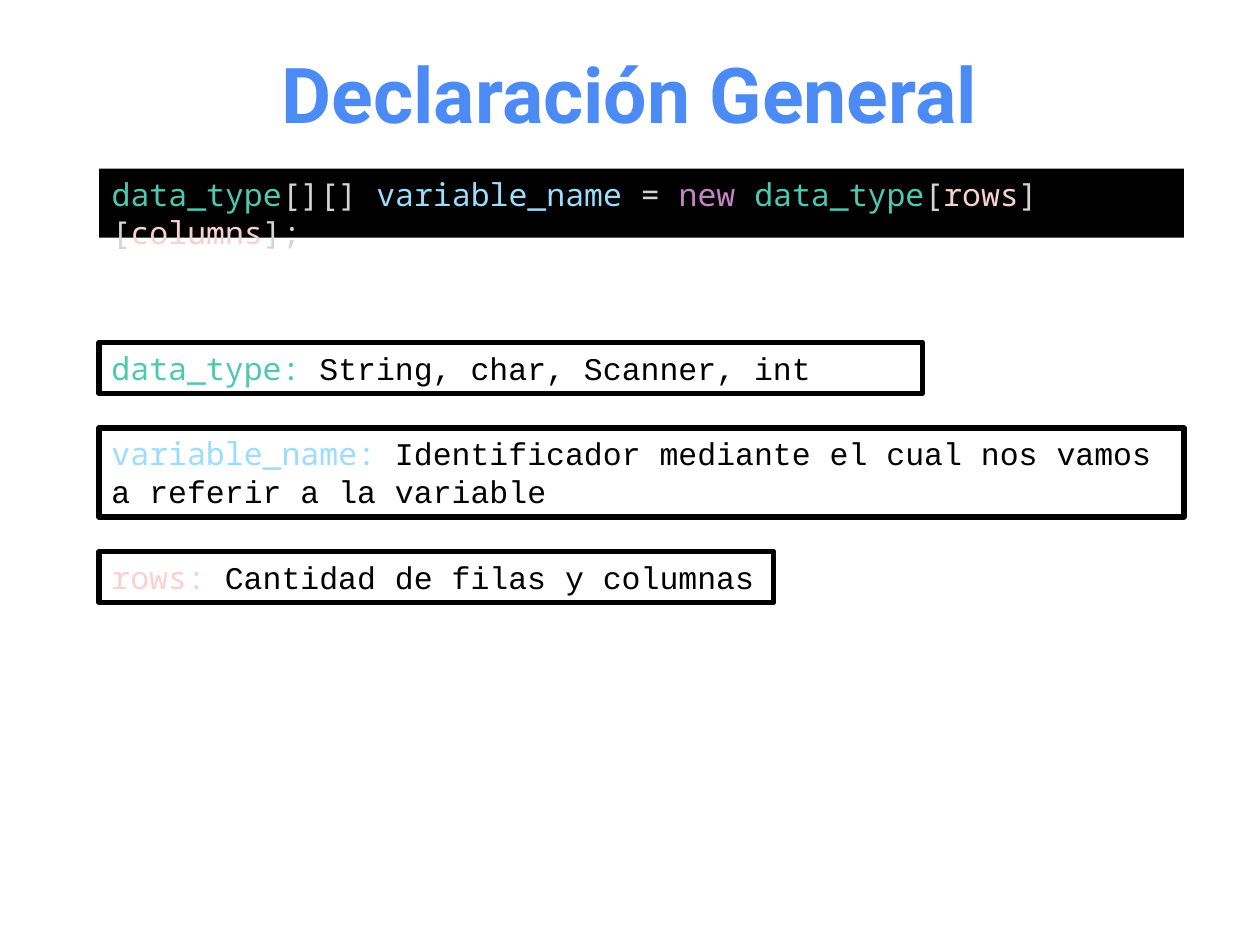
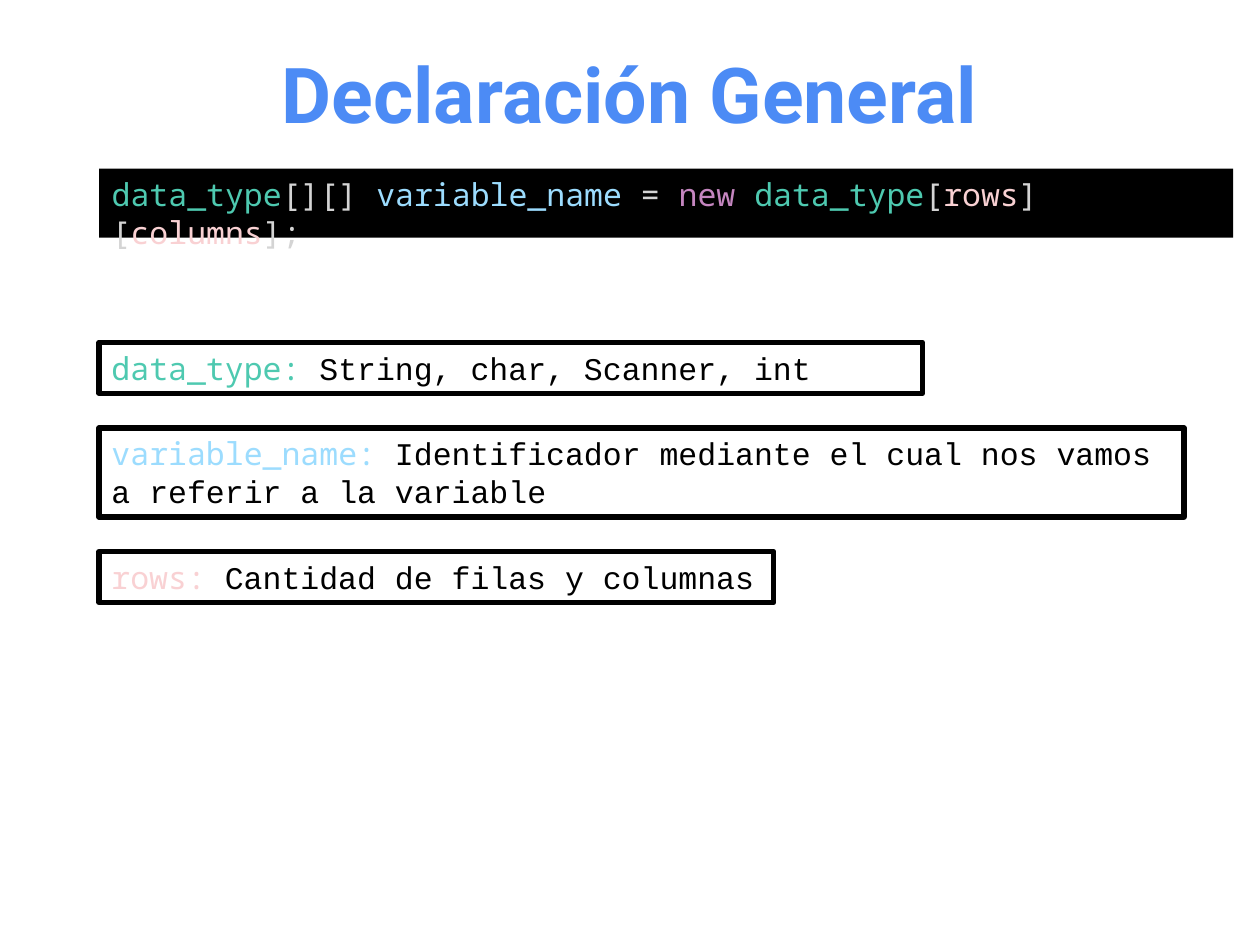
Before and after one commit to OMardil/INFO2, a slide deck: slide 11 of MOD01_Arreglos_multidimensionales/01 Presentacion/INFO2_MOD01-Arreglos_Multidimensionales.pptx. Drawn at 1260x945 pixels with LibreOffice and Linux fonts; fonts in the diff are those of the drawing. Boxes give left, top, right and bottom in pixels: in the first picture for what was removed or moved away, otherwise in the second. Text is boxed around its words. In the diff, an @@ line names an element or a change of style, - is before the commit and + after.

```diff
--- a/MOD01_Arreglos_multidimensionales/01 Presentacion/INFO2_MOD01-Arreglos_Multidimensionales.pptx
+++ b/MOD01_Arreglos_multidimensionales/01 Presentacion/INFO2_MOD01-Arreglos_Multidimensionales.pptx
@@ text "data_type[][] variable_name = new data_type[rows][columns];": place and size @@
-text "data_type[][] variable_name = new data_type[rows][columns];" at [100, 169, 1184, 238]
+text "data_type[][] variable_name = new data_type[rows][columns];" at [100, 169, 1234, 238]
```
Also in this commit, not shown: 4 other slides changed, 1 slide added, 3 slides removed, 1 other file.
